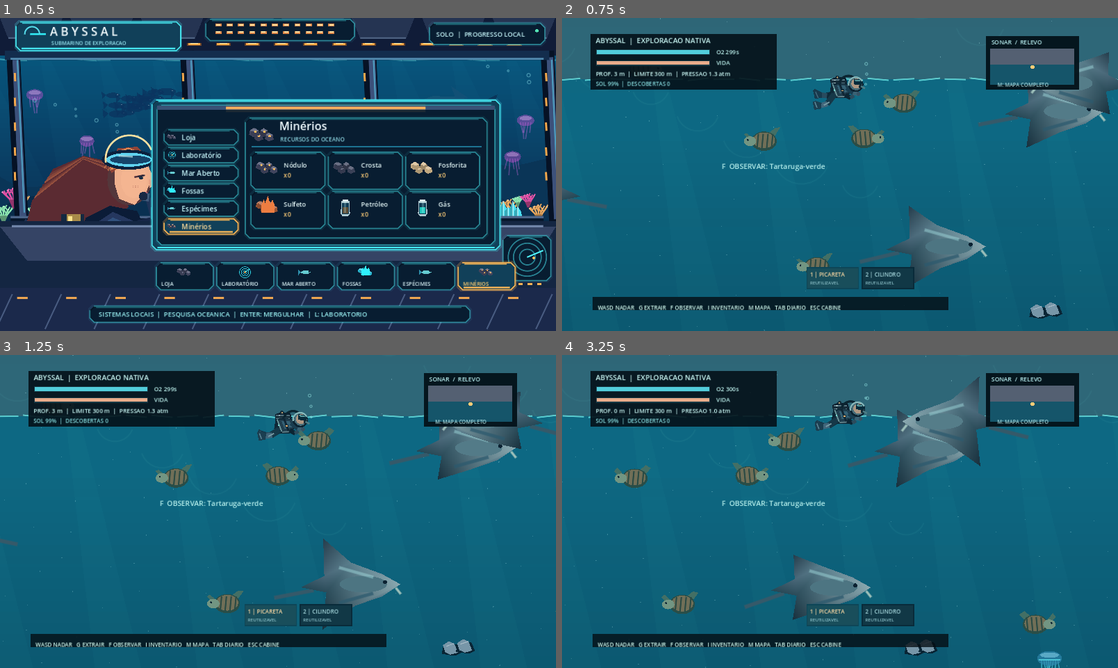
Above: before the commit, frames 1-4 (two rows, left to right).
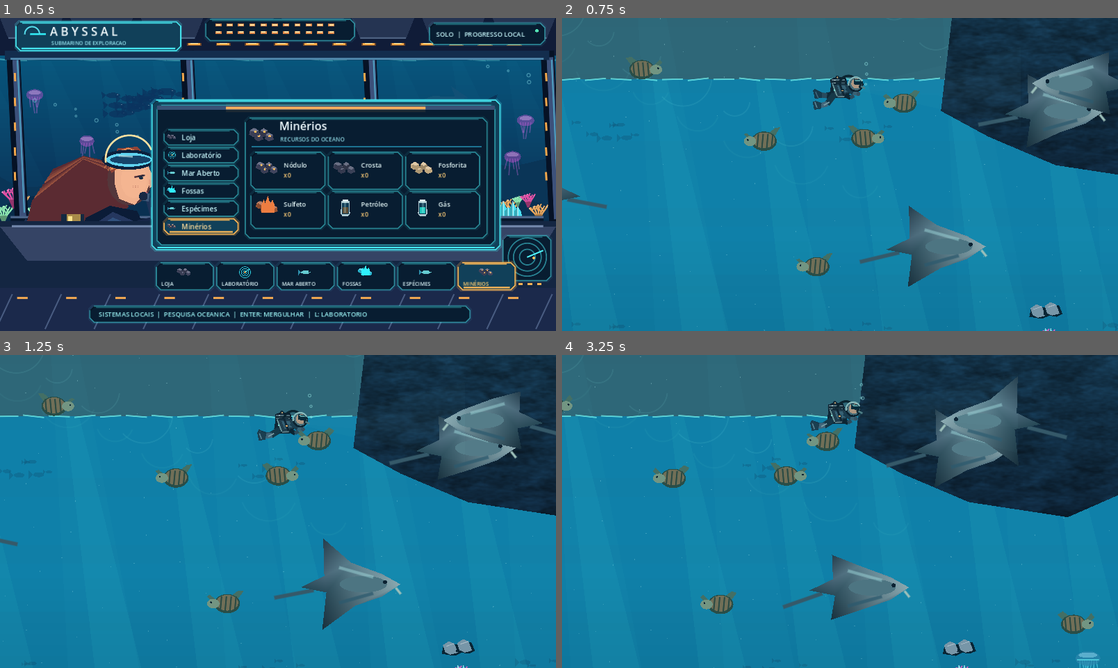
Above: after the commit, the same moments.

Repository: Esaneto/Abyssal
Game: Godot game, scene res://scenes/main.tscn
Two runs of this game, one before a commit and one after it. Both use one fixed random seed, a clock stepped at 60 frames per second and the inputs below.
Inputs (mouse positions are in pixels of both pictures, inside the frame that each line leads up to):
- Up to frame 1 (0.5 s): no input
- Up to frame 2 (0.75 s): tap Enter at 0.5 s; move the mouse to (962, 158) at 0.52 s; hold D (move_right) from 0.53 s (still down); hold G (extract) from 0.53 s (still down); click (962, 158) at 0.67 s
- Up to frame 3 (1.25 s): keep holding D (move_right); keep holding G (extract); tap Space at 0.77 s
- Up to frame 4 (3.25 s): release D (move_right) at 1.25 s; release G (extract) at 1.25 s; drag from (728, 527) to (812, 574) at 1.27 s; move the mouse to (895, 442) at 2.02 s; hold D (move_right) 2.03-2.75 s; hold G (extract) 2.03-2.75 s; tap L at 2.1 s; drag from (812, 574) to (673, 464) at 2.77 s

Frame 1 is identical in both runs. In frame 2, 84% of the frame differs, in the area x 0-100%, y 0-100%; in frame 3, 86%; in frame 4, 93%.
Error after the commit: Parse Error: Cannot infer the type of "ratio" variable because the value doesn't have a set type. (res://scripts/native_ocean_hud.gd:23)

Commit message:
art(godot): integrate explorable reef polygons, ecological layers, beam and nine-slot HUD

Diff:
--- a/godot-client/scripts/ocean_expedition.gd
+++ b/godot-client/scripts/ocean_expedition.gd
@@ -6,6 +6,8 @@
 const Deposits = preload("res://scripts/geological_resources.gd")
 const ProgressScript = preload("res://scripts/exploration_progress.gd")
 const Art = preload("res://scripts/cinematic_art.gd")
+const ReefArt = preload("res://scripts/native_reef_art.gd")
+const NativeHUD = preload("res://scripts/native_ocean_hud.gd")
 
 const MAP_W := 24000.0
 const MAP_H := 21000.0
@@ -14,7 +16,7 @@
 const DAY_DURATION_SECONDS := 420.0
 const CHUNK_W := 570.0
 const CHUNK_H := 450.0
-const SPAWN := Vector2(4150.0, 105.0)
+const SPAWN := Vector2(4150.0, 720.0)
 const ROCKS := [
 	{"pos": Vector2(4700.0, 840.0), "radius": 125.0},
 	{"pos": Vector2(4915.0, 1120.0), "radius": 160.0},
@@ -57,6 +59,7 @@
 var status_until := 0.0
 var visited_cell := ""
 var arch_geometry: Array[Dictionary] = []
+var reef_polygons: Array[PackedVector2Array] = []
 
 
 func _ready() -> void:
@@ -66,6 +69,7 @@
 		_build_rock_collider(rock)
 	for arch in PASSAGE_ARCHES:
 		_build_arch_collision(arch)
+	_build_reef_collision()
 	diver = DiverScript.new()
 	diver.name = "Mergulhador"
 	diver.position = SPAWN
@@ -110,6 +114,15 @@
 		var origin: Vector2 = rock["pos"]
 		if point.distance_to(origin) <= float(rock["radius"]) * 1.02 + clearance:
 			return false
+	for outline in reef_polygons:
+		if Geometry2D.is_point_in_polygon(point,outline):
+			return false
+		if clearance>0.0:
+			for k in range(outline.size()):
+				var nearest: Vector2 = Geometry2D.get_closest_point_to_segment(
+					point,outline[k],outline[(k+1)%outline.size()])
+				if point.distance_squared_to(nearest)<=clearance*clearance:
+					return false
 	for item in arch_geometry:
 		var center: Vector2 = item["center"]
 		if absf(point.x - center.x) > 450.0 + clearance or absf(point.y - center.y) > 320.0 + clearance:
@@ -294,6 +307,40 @@
 	add_child(body)
 
 
+func _build_reef_collision() -> void:
+	# Physical shelf and cave geometry is shared with the visual renderer.
+	reef_polygons = [
+		PackedVector2Array([
+			Vector2(3740,1210),Vector2(3840,1030),Vector2(4100,975),
+			Vector2(4290,1025),Vector2(4510,1115),Vector2(4530,1160),
+			Vector2(4290,1260),Vector2(4040,1295),Vector2(3810,1325)
+		]),
+		PackedVector2Array([
+			Vector2(5330,1005),Vector2(5550,880),Vector2(5780,915),
+			Vector2(6040,900),Vector2(6190,1050),Vector2(6180,1190),
+			Vector2(5730,1325),Vector2(5450,1255)
+		]),
+		PackedVector2Array([
+			Vector2(4440,-100),Vector2(5500,-100),Vector2(5430,160),
+			Vector2(5190,225),Vector2(4950,330),Vector2(4700,292),
+			Vector2(4530,220),Vector2(4410,155)
+		]),
+		PackedVector2Array([
+			Vector2(6700,2380),Vector2(6950,2250),Vector2(7180,2300),
+			Vector2(7450,2490),Vector2(7300,2590),Vector2(6990,2620),
+			Vector2(6760,2600)
+		])
+	]
+	for k in range(reef_polygons.size()):
+		var body := StaticBody2D.new()
+		body.name = "RecifeColidivel_%d" % k
+		body.collision_layer = 2
+		body.collision_mask = 0
+		var collider := CollisionPolygon2D.new()
+		collider.polygon = reef_polygons[k]
+		body.add_child(collider)
+		add_child(body)
+
 func _rock_contour(center: Vector2, radius: float, seed: float) -> PackedVector2Array:
 	# Identical polygon is used for drawing AND physics: no invisible rock walls.
 	var points := PackedVector2Array()
@@ -326,16 +373,20 @@
 		return
 	var area := _visible_bounds()
 	_draw_water(area)
+	ReefArt.atmosphere(self,area,time_s,_sunlight(),depth_at_y(diver.position.y))
 	Art.ocean_distance(self, self, area, time_s, _sunlight())
 	_draw_light_beams(area)
 	_draw_marine_snow(area)
 	_draw_seafloor(area)
 	_draw_landmark_rocks(area)
+	ReefArt.structures_gardens(self,reef_polygons,area,time_s)
 	_draw_navigable_arches(area)
 	_draw_kelps(area)
+	ReefArt.gardens(self,area,time_s)
 	_draw_resources()
 	_draw_fauna(area)
 	_draw_deep_visibility(area)
+	ReefArt.flashlight(self,diver.position,diver.is_facing_right,time_s,depth_at_y(diver.position.y))
 	_draw_hud()
 
 func _draw_water(area: Rect2) -> void:
@@ -347,7 +398,7 @@
 		var y := area.position.y + float(i) * band_h
 		var d := depth_at_y(y)
 		var fade := exp(-d / 260.0)
-		var tint := Color("#03101e").lerp(Color("#0e6d88"), clampf(fade * solar, 0.0, 0.95))
+		var tint := Color("#041326").lerp(Color("#1085ae"), clampf(fade * solar * 1.12, 0.0, 0.96))
 		draw_rect(Rect2(area.position.x, y, area.size.x, band_h + 1.5), tint)
 	# Surface and sky are not a wall: the diver can ascend to breathe.
 	if area.position.y < SURFACE_Y:
@@ -372,7 +423,7 @@
 		draw_colored_polygon(PackedVector2Array([
 			Vector2(x0 + sway, top), Vector2(x0 + 35.0 + sway, top),
 			Vector2(x0 + 240.0 + sway, bottom), Vector2(x0 + 97.0 + sway, bottom)
-		]), Color(0.3, 0.97, 0.9, 0.025 * solar))
+		]), Color(0.3, 0.97, 0.9, 0.055 * solar))
 
 func _draw_marine_snow(area: Rect2) -> void:
 	# Deterministic, camera-local particle grid. No per-frame random allocations.
@@ -634,47 +685,20 @@
 		]), Color(0.12, 0.67, 0.69, 0.026))
 
 func _draw_hud() -> void:
-	# HUD uses Camera2D center but is drawn after darkness and world scenery.
 	var center := camera.get_screen_center_position()
-	var x := center.x - 650.0
-	var y := center.y - 370.0
-	draw_rect(Rect2(x + 18, y + 14, 472, 141), Color(0.018, 0.069, 0.10, 0.91))
-	_text("ABYSSAL  |  EXPLORACAO NATIVA", Vector2(x + 31, y + 38), 18, Color("#c9f7f4"))
-	_bar(Vector2(x + 32, y + 54), 290.0, diver.oxygen / diver.oxygen_capacity, Color("#52cddb"))
-	_text("O2 %ds" % int(diver.oxygen), Vector2(x + 336, y + 66), 15, Color("#b8ece9"))
-	_bar(Vector2(x + 32, y + 81), 290.0, diver.health / diver.MAX_HEALTH, Color("#e9ac8b"))
-	_text("VIDA", Vector2(x + 336, y + 93), 15, Color("#b8ece9"))
-	_text("PROF. %.0f m  |  LIMITE %d m  |  PRESSAO %.1f atm" % [
-		diver.depth_m, int(diver.safe_depth), 1.0 + diver.depth_m / 10.0
-	], Vector2(x + 31, y + 121), 15, Color("#c9f7f4"))
-	_text("SOL %d%%  |  DESCOBERTAS %d" % [int(_sunlight() * 100.0), discovered.size()],
-		Vector2(x + 31, y + 146), 14, Color("#85d9dc"))
-	if diver.depth_m > diver.safe_depth:
-		_text("PRESSAO CRITICA! SUBA OU APRIMORE O TRAJE", Vector2(x + 390, y + 170), 18, Color("#f5b26a"))
+	var origin := center-Vector2(703.0,396.0)
+	var viewport_rect := Rect2(origin,Vector2(1406.0,792.0))
+	var deposit_seconds := 2.0
 	if not nearest_deposit.is_empty():
-		var kind := str(nearest_deposit["type"])
-		var required: String = Deposits.tool_for(kind)
-		var name: String = str(ProgressScript.RESOURCE_NAMES.get(kind, kind)) if progress != null else kind
-		_text("G  EXTRAIR: %s  [%s]" % [name, "2" if required == "emptyCylinder" else "1"],
-			Vector2(x + 350, y + 312), 18, Color("#f9d99b"))
-		if extraction_time > 0.0:
-			_bar(Vector2(x + 353, y + 324), 270.0, extraction_time / Deposits.duration_for(kind), Color("#e9b574"))
-	if not nearest.is_empty():
-		_text("F  OBSERVAR: %s" % nearest["name"], Vector2(x + 350, y + 356), 18, Color("#b4eeeb"))
-	if time_s < status_until:
-		_text(status_message, Vector2(x + 350, y + 405), 18, Color("#e9c491"))
-	_draw_sonar(x, y)
-	_draw_quick_tools(x, y)
-	draw_rect(Rect2(x + 24.0, y + 679.0, 900.0, 34.0), Color(0.016, 0.044, 0.068, 0.78))
-	_text("WASD NADAR   G EXTRAIR   F OBSERVAR   I INVENTARIO   M MAPA   TAB DIARIO   ESC CABINE",
-		Vector2(x + 36, y + 712), 14, Color("#cff7ec"))
+		deposit_seconds = Deposits.duration_for(str(nearest_deposit["type"]))
+	NativeHUD.paint(self,viewport_rect,diver,progress,discovered.size(),nearest_deposit,
+		extraction_time,deposit_seconds,nearest,status_message,time_s<status_until,_sunlight())
 	if inventory_open:
-		_draw_inventory_panel(x, y)
+		_draw_inventory_panel(origin.x,origin.y)
 	elif chart_open:
-		_draw_navigation_chart(x, y)
+		_draw_navigation_chart(origin.x,origin.y)
 	elif field_guide_open:
-		_draw_field_guide(x, y)
-
+		_draw_field_guide(origin.x,origin.y)
 func _draw_quick_tools(x: float, y: float) -> void:
 	if progress == null:
 		return
